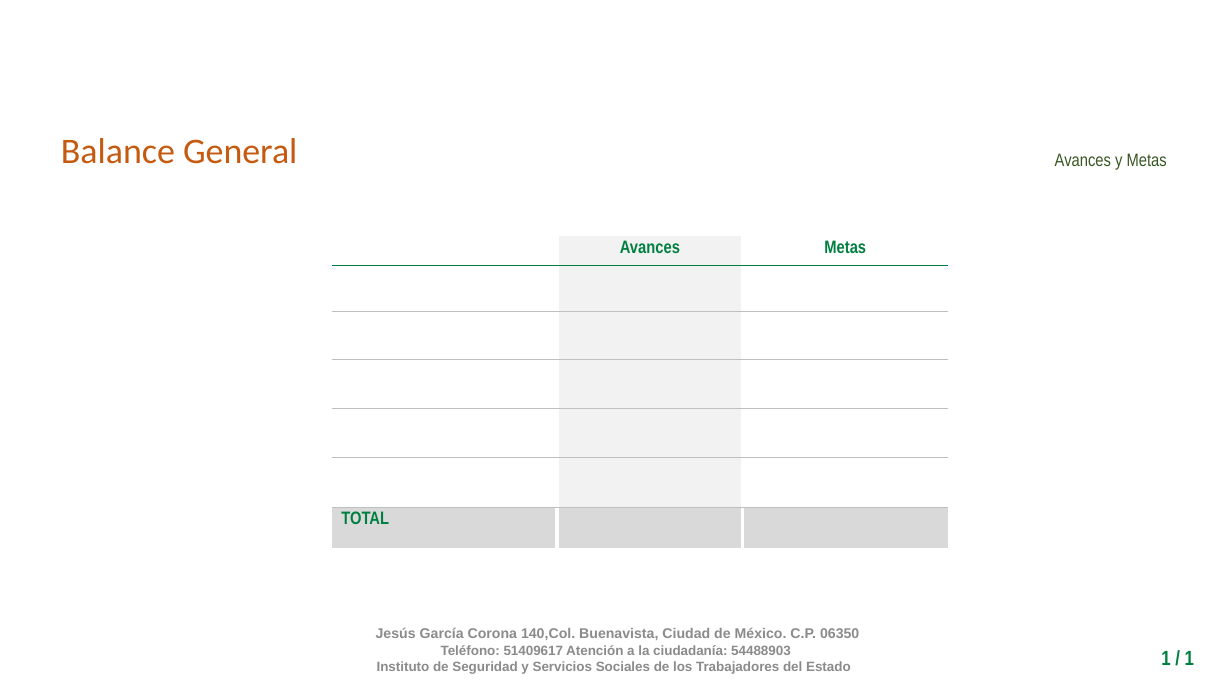
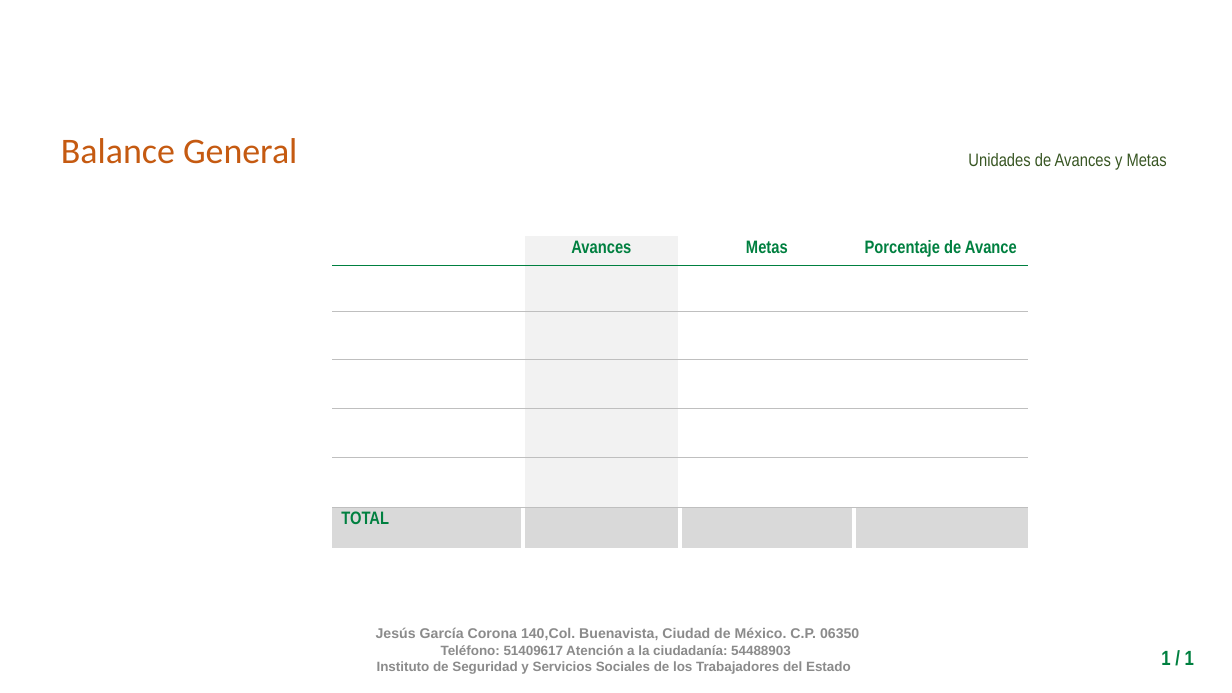
Before and after one commit to fpedro23/djangoISSSTE, a slide deck: slide 1 of djangoISSSTE/static/ppt/balance_general.pptx. Drawn at 1232x693 pixels with LibreOffice and Linux fonts; fonts in the diff are those of the drawing; background and template pictures are left out. Boxes give left, top, right and bottom in pixels: in the first picture for what was removed or moved away, otherwise in the second. Text is boxed around its words. In the diff, an @@ line names an element or a change of style, - is before the commit and + after.

```diff
--- a/djangoISSSTE/static/ppt/balance_general.pptx
+++ b/djangoISSSTE/static/ppt/balance_general.pptx
@@ text at box(968, 153, 1167, 170): text changed @@
-Avances y Metas
+Unidades de Avances y Metas
@@ table at box(332, 236, 1028, 561) @@
+column 4: Porcentaje de Avance |  |  |  |  |  | 
@@ table: place and size @@
-table at box(332, 236, 948, 561)
+table at box(332, 236, 1028, 561)
```
Also in this commit, not shown: 1 slide added, 8 other files.
